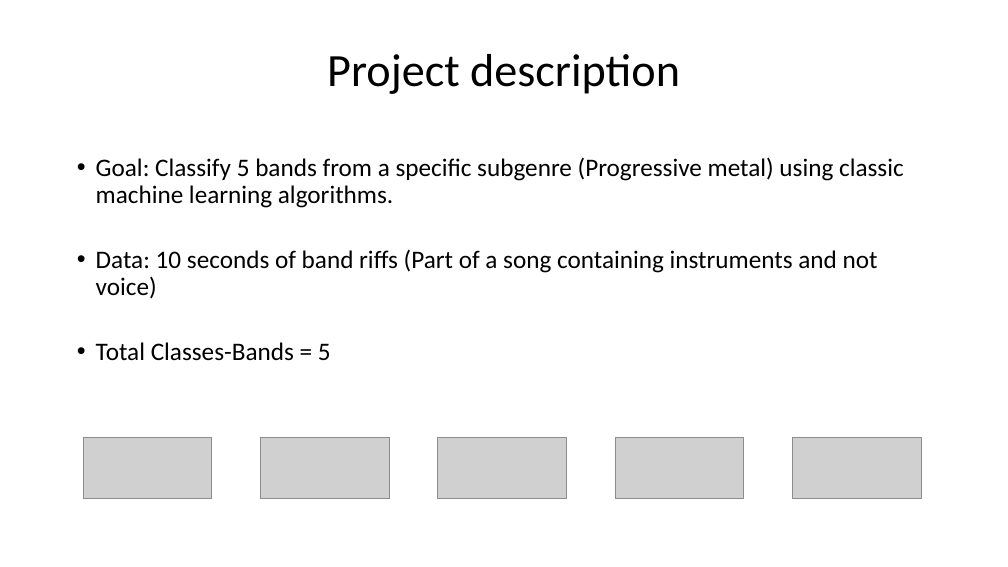
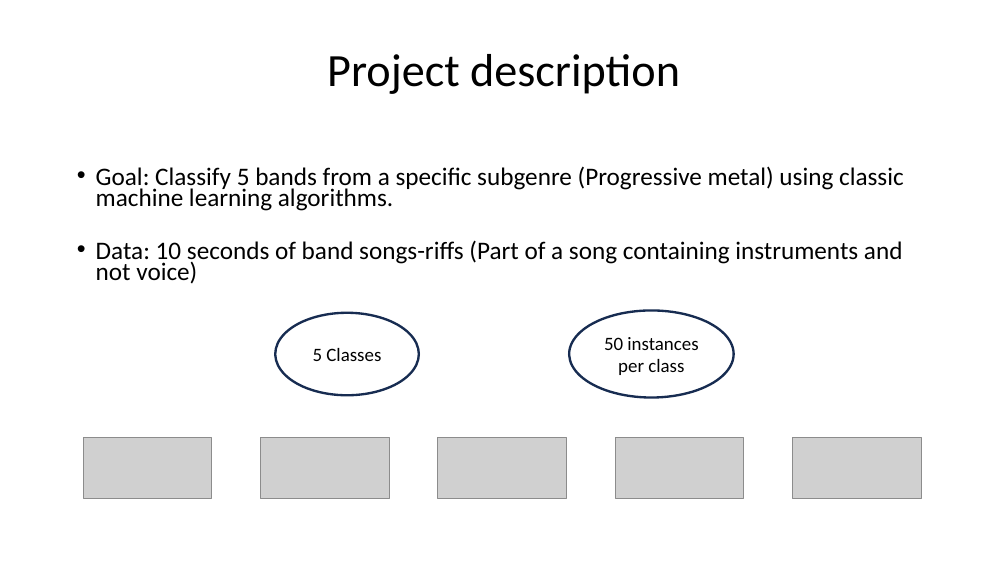
Before and after one commit to johnsaveus/Prog_Metal_Classification, a slide deck: slide 2 of Report.odp. Drawn at 1008x567 pixels with LibreOffice and Linux fonts; fonts in the diff are those of the drawing; grey boxes stand for pictures. Boxes give left, top, right and bottom in pixels: in the first picture for what was removed or moved away, otherwise in the second. Text is boxed around its words. In the diff, an @@ line names an element or a change of style, - is before the commit and + after.

Commit message:
Final_project_commit

```diff
--- a/Report.odp
+++ b/Report.odp
@@ text "Goal: Classify 5 bands from ..." moved from (x1=96, y1=157, x2=904, y2=361) to (x1=96, y1=166, x2=904, y2=284) @@
@@ text at (x1=96, y1=166, x2=904, y2=211): line spacing 0.9 to 0.7 @@
@@ text at (x1=96, y1=240, x2=903, y2=284): text changed @@
-• Data: 10 seconds of band riffs (Part of a song containing instruments and not voice)
-• Total Classes-Bands = 5
+• Data: 10 seconds of band songs-riffs (Part of a song containing instruments and not voice)
@@ freeform shape added at (x1=275, y1=313, x2=419, y2=395), outline #172C51 2.24 pt, 18 pt, text #000000 @@
+5 Classes
@@ freeform shape added at (x1=569, y1=311, x2=734, y2=398), outline #172C51 2.24 pt, 18 pt, text #000000 @@
+50 instances per class
```
Also in this commit, not shown: 6 other slides changed, 2 slides added, 1 slide removed, 6 other files.
